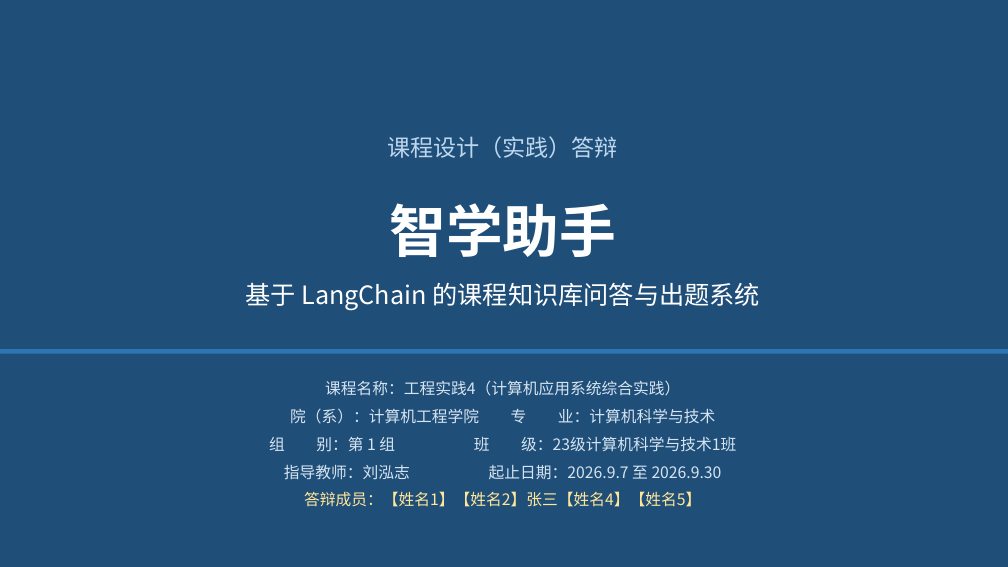
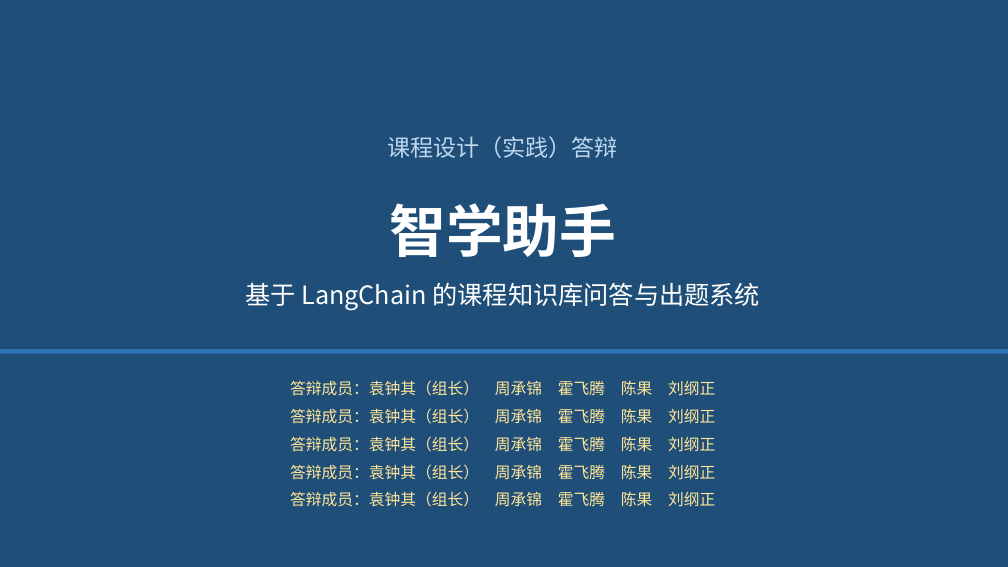
Before and after one commit to xingkongzcj/langchain_agent, a slide deck: slide 1 of defense/智学助手-课程设计答辩.pptx. Drawn at 1008x567 pixels with LibreOffice and Linux fonts; fonts in the diff are those of the drawing. Boxes give left, top, right and bottom in pixels: in the first picture for what was removed or moved away, otherwise in the second. Text is boxed around its words. In the diff, an @@ line names an element or a change of style, - is before the commit and + after.

```diff
--- a/defense/智学助手-课程设计答辩.pptx
+++ b/defense/智学助手-课程设计答辩.pptx
@@ text at bbox=[290, 380, 715, 507]: text changed; text colour #D6E4F0 to #FFE699 @@
-课程名称：工程实践4（计算机应用系统综合实践）
-院（系）：计算机工程学院 专 业：计算机科学与技术
-组 别：第 1 组 班 级：23级计算机科学与技术1班
-指导教师：刘泓志 起止日期：2026.9.7 至 2026.9.30
-答辩成员：【姓名1】【姓名2】张三【姓名4】【姓名5】
+答辩成员：袁钟其（组长） 周承锦 霍飞腾 陈果 刘纲正
+答辩成员：袁钟其（组长） 周承锦 霍飞腾 陈果 刘纲正
+答辩成员：袁钟其（组长） 周承锦 霍飞腾 陈果 刘纲正
+答辩成员：袁钟其（组长） 周承锦 霍飞腾 陈果 刘纲正
+答辩成员：袁钟其（组长） 周承锦 霍飞腾 陈果 刘纲正
```
Also in this commit, not shown: 6 other slides changed, 1 other file.
